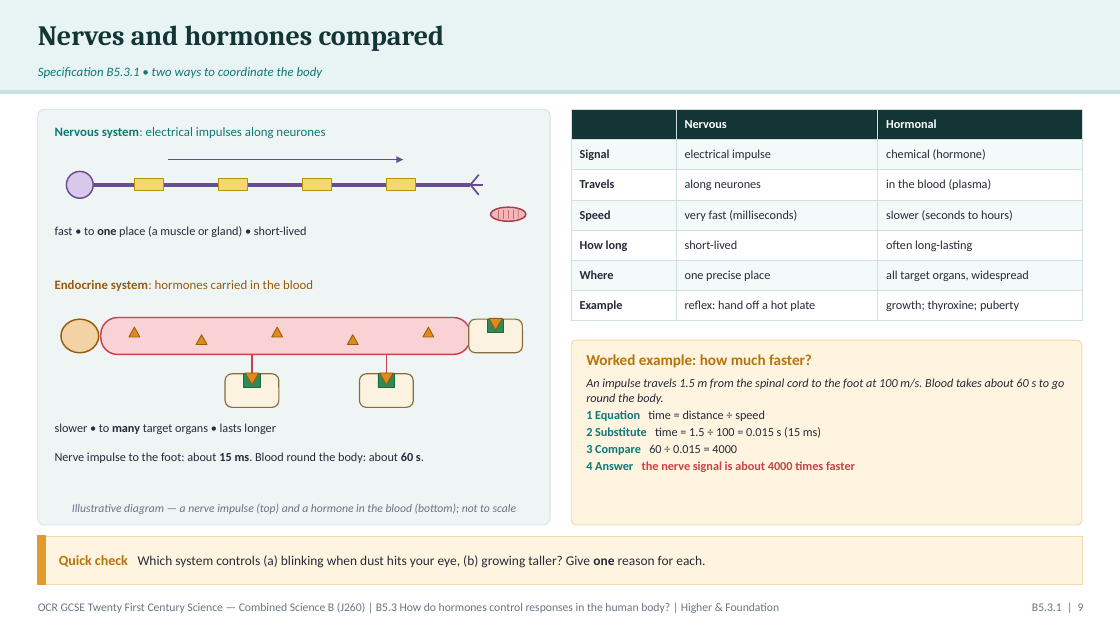
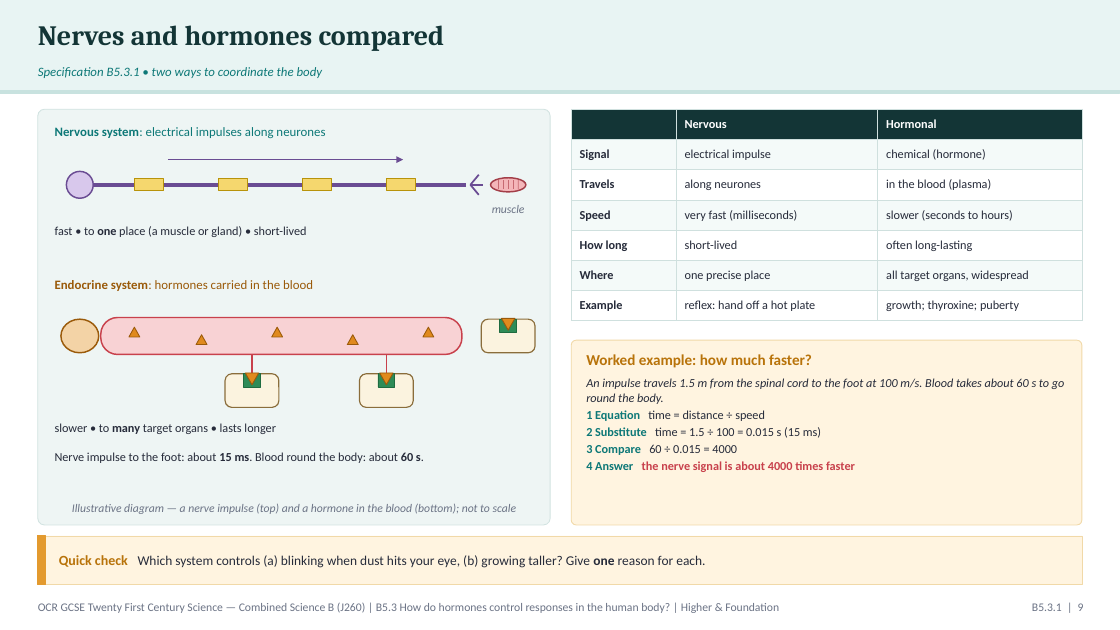
Before and after one commit to pstephenphilip-ship-it/Piri-MBBS, a slide deck: slide 9 of gcse-slides/ocr-biology/OCR21C_B5.3_Hormones_Combined.pptx. Drawn at 1120x630 pixels with LibreOffice and Linux fonts; fonts in the diff are those of the drawing. Boxes give left, top, right and bottom in pixels: in the first picture for what was removed or moved away, otherwise in the second. Text is boxed around its words. In the diff, an @@ line names an element or a change of style, - is before the commit and + after.

```diff
--- a/gcse-slides/ocr-biology/OCR21C_B5.3_Hormones_Combined.pptx
+++ b/gcse-slides/ocr-biology/OCR21C_B5.3_Hormones_Combined.pptx
@@ line moved from (93, 185) - (471, 185) to (93, 185) - (466, 185) @@
@@ text added at (x1=492, y1=205, x2=525, y2=213), 10 pt, text #6B7385, italic @@
+muscle
@@ 5 lines, 1 ellipse moved together from (x1=491, y1=208, x2=526, y2=222) to (x1=491, y1=178, x2=526, y2=192) @@
@@ rounded rectangle resized from (x1=101, y1=318, x2=471, y2=355) to (x1=101, y1=318, x2=462, y2=355) @@
@@ rounded rectangle moved from (x1=469, y1=319, x2=523, y2=353) to (x1=481, y1=319, x2=535, y2=353) @@
@@ 1 freeform shape, 1 rectangle, 1 triangle moved together from (x1=487, y1=318, x2=504, y2=333) to (x1=500, y1=318, x2=517, y2=333) @@
```
Also in this commit, not shown: 4 other slides changed, 2 other files.
